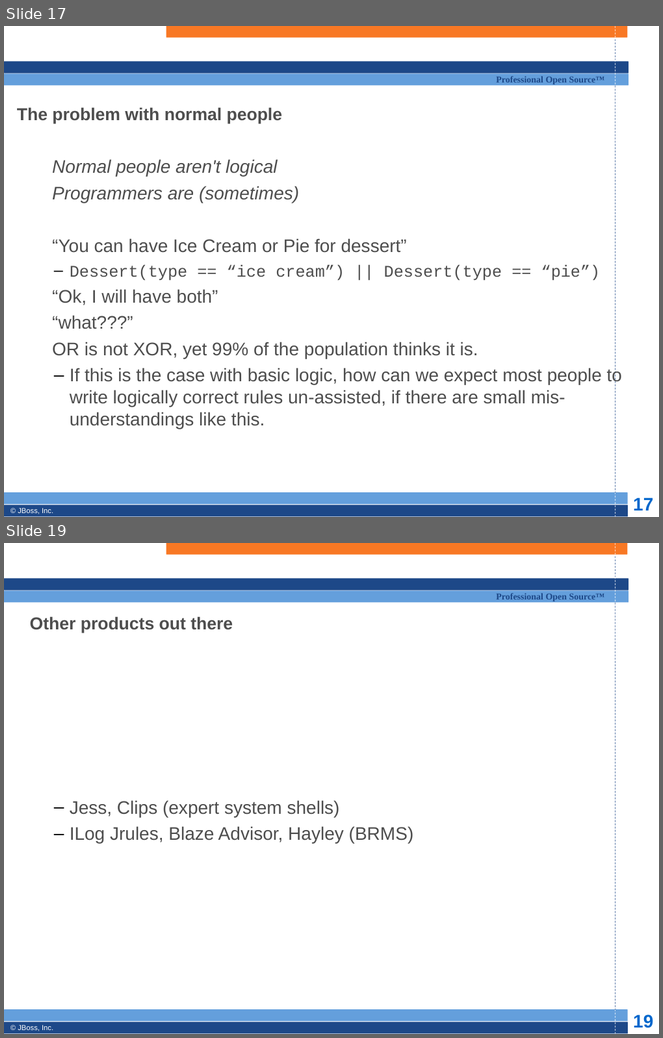
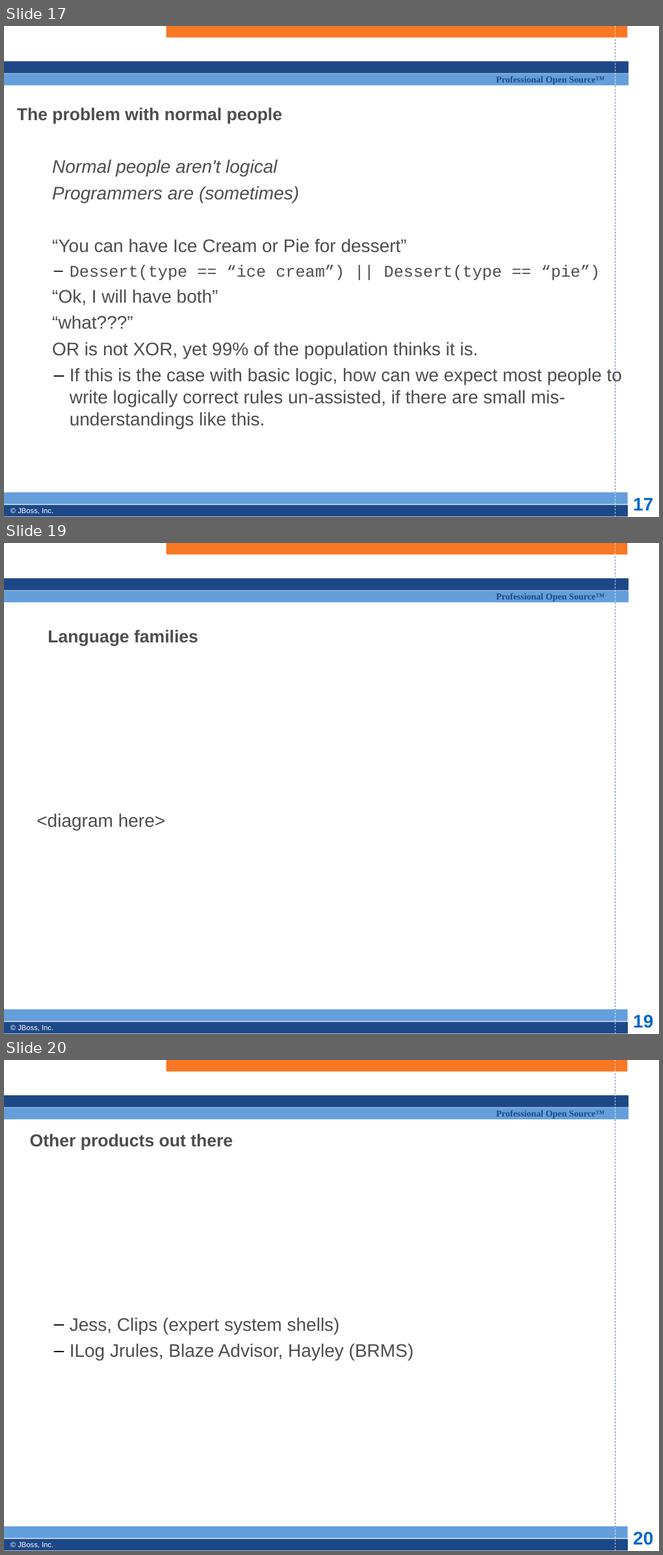
Before and after one commit to bobmcwhirter/drools, a slide deck: documentation/training/developers-course/Module 1 - Introduction.odp. Shown one above the other, each under a label of ours: slides 17 and 19 before the commit, slides 17, 19 and 20 after it; the slides between them are not shown. The pictures are 663x1038 and 663x1555 pixels, drawn with LibreOffice and Linux fonts; fonts in the diff are those of the drawing; background and template pictures are left out. Boxes give left, top, right and bottom in pixels: in the first picture for what was removed or moved away, otherwise in the second. Text is boxed around its words. In the diff, an @@ line names an element or a change of style, - is before the commit and + after.

```diff
--- a/documentation/training/developers-course/Module 1 - Introduction.odp
+++ b/documentation/training/developers-course/Module 1 - Introduction.odp
@@ slide 19 added at <box>4,543,659,1034</box>, background #FFFFFF; not listed: 13 template elements that a slide beside it also shows @@
@@ title added at <box>48,629,198,646</box>, 19 pt, text #4D4D4D, bold @@
+Language families
@@ subtitle added at <box>36,813,165,830</box>, 20 pt, text #4D4D4D @@
+<diagram here>
@@ what was slide 19 is now slide 20 @@
@@ page number at <box>633,1532,653,1546</box>: text changed @@
-19
+20
```
Also in this commit, not shown: 3 slides changed, 1 other slide added, 1 slide removed.
